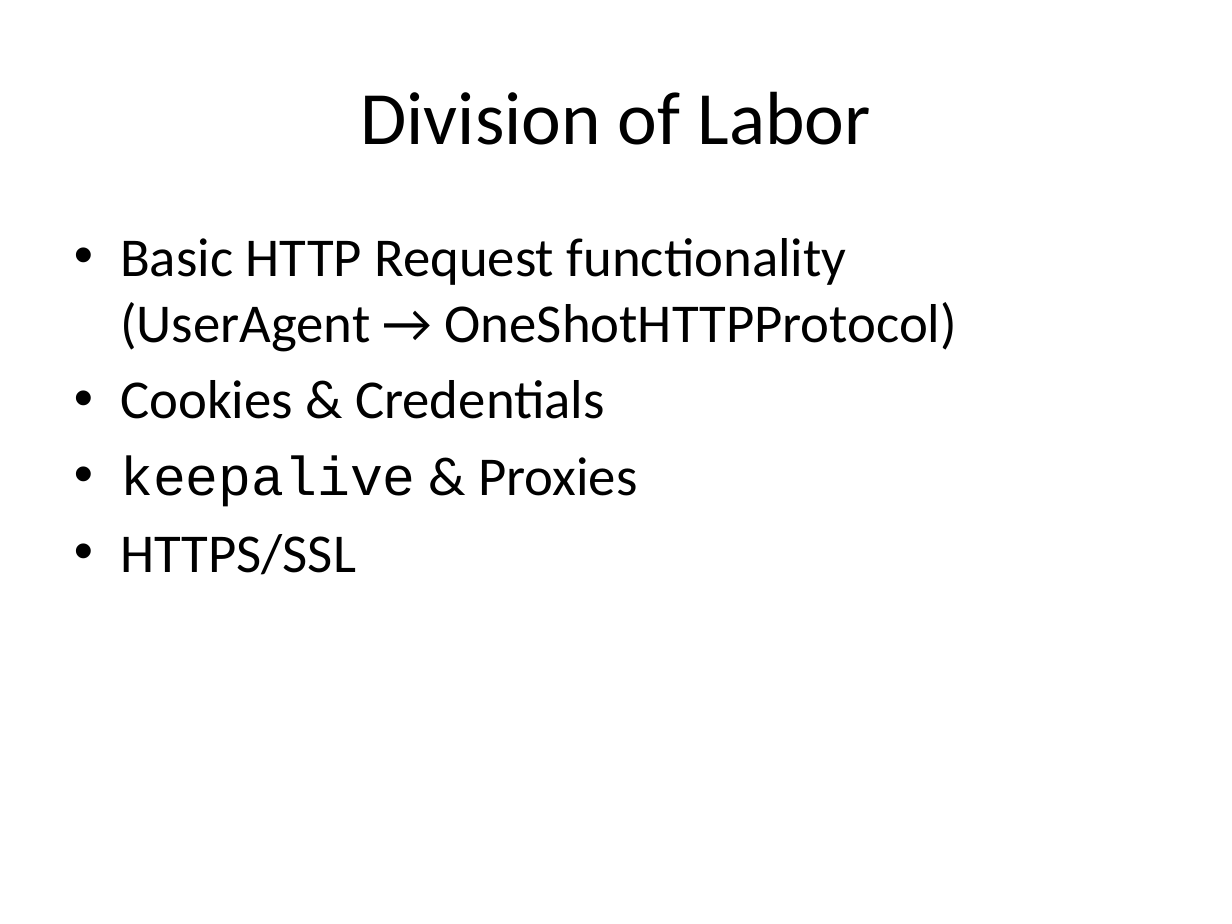
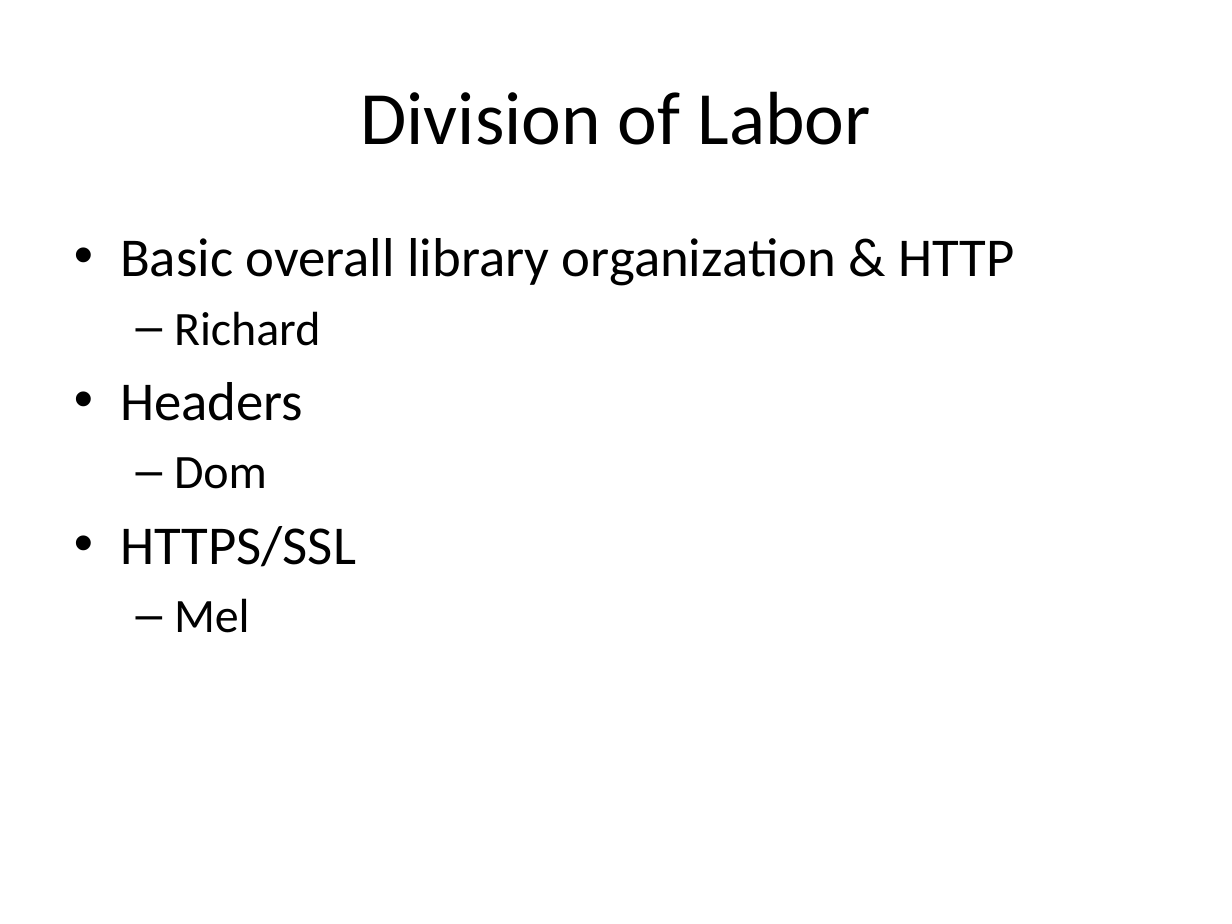
Before and after one commit to LWPsix/LWPsix, a slide deck: slide 5 of doc/Design Presentation.pptx. Drawn at 1232x924 pixels with LibreOffice and Linux fonts; fonts in the diff are those of the drawing. Boxes give left, top, right and bottom in pixels: in the first picture for what was removed or moved away, otherwise in the second. Text is boxed around its words. In the diff, an @@ line names an element or a change of style, - is before the commit and + after.

```diff
--- a/doc/Design Presentation.pptx
+++ b/doc/Design Presentation.pptx
@@ text at (120,238,1014,489): text changed @@
-• Basic HTTP Request functionality
-  (UserAgent → OneShotHTTPProtocol)
-• Cookies & Credentials
-• keepalive & Proxies
+• Basic overall library organization & HTTP
+  – Richard
+• Headers
+  – Dom
@@ text at (174,598,250,633): paragraph added @@
+  – Mel
```
Also in this commit, not shown: 4 other slides changed, 1 slide added, 2 slides removed, 5 other files.
